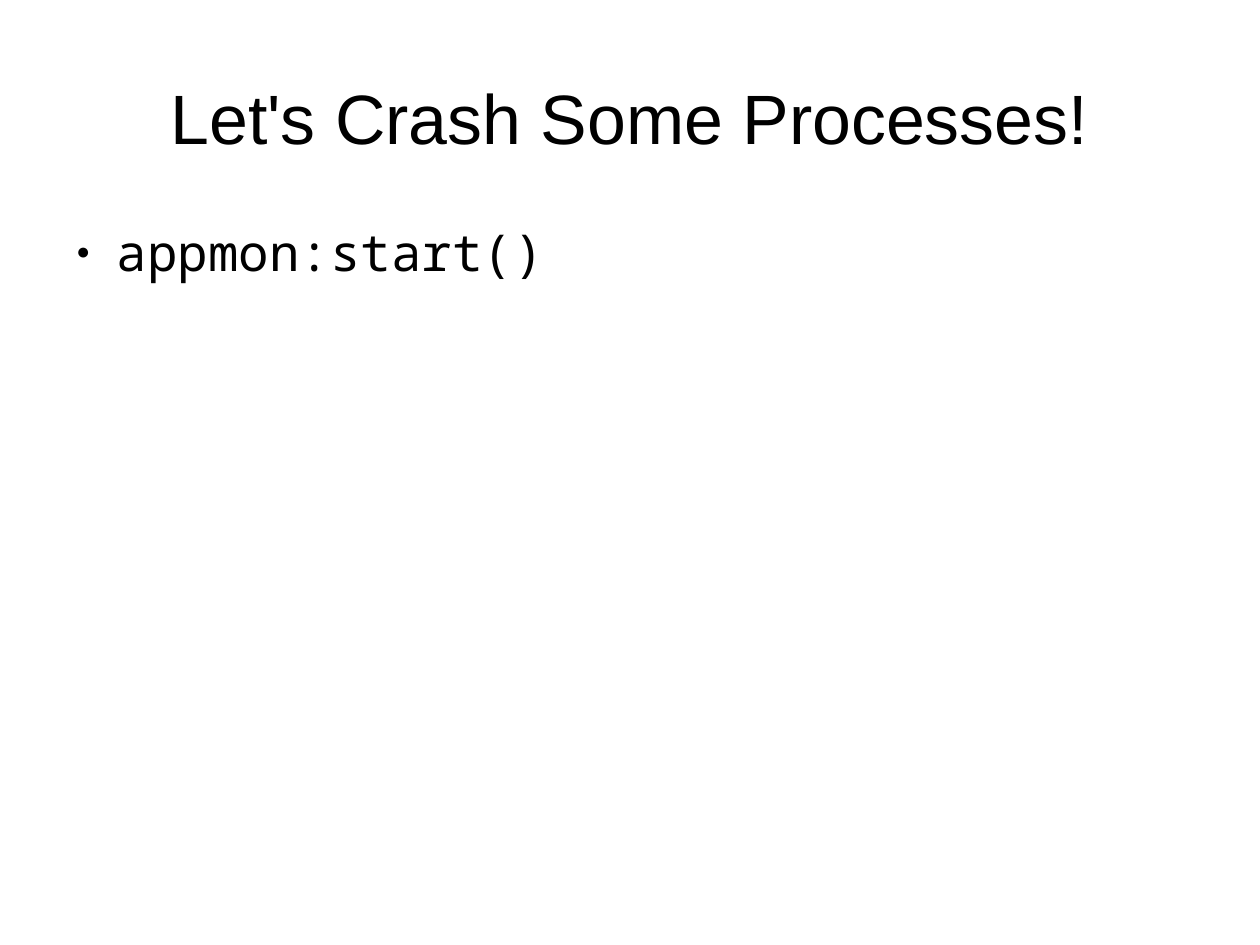
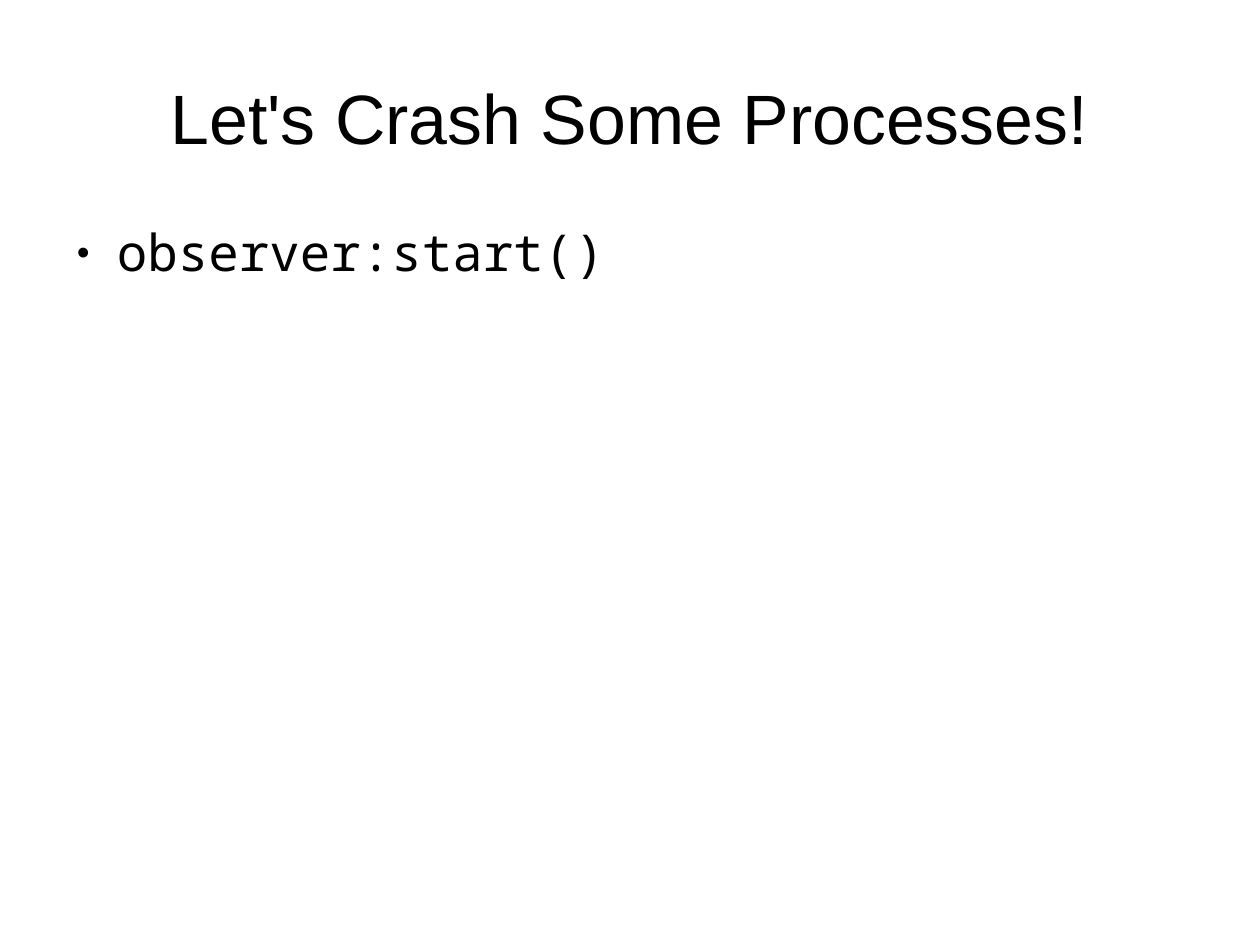
Before and after one commit to bernardd/OTPworkshop, a slide deck: slide 13 of Slides.odp. Drawn at 1260x945 pixels with LibreOffice and Linux fonts; fonts in the diff are those of the drawing. Boxes give left, top, right and bottom in pixels: in the first picture for what was removed or moved away, otherwise in the second. Text is boxed around its words. In the diff, an @@ line names an element or a change of style, - is before the commit and + after.

```diff
--- a/Slides.odp
+++ b/Slides.odp
@@ text at (x1=117, y1=232, x2=605, y2=279): text changed @@
-● appmon:start()
+● observer:start()
```
Also in this commit, not shown: 1 other slide changed, 1 other file.
